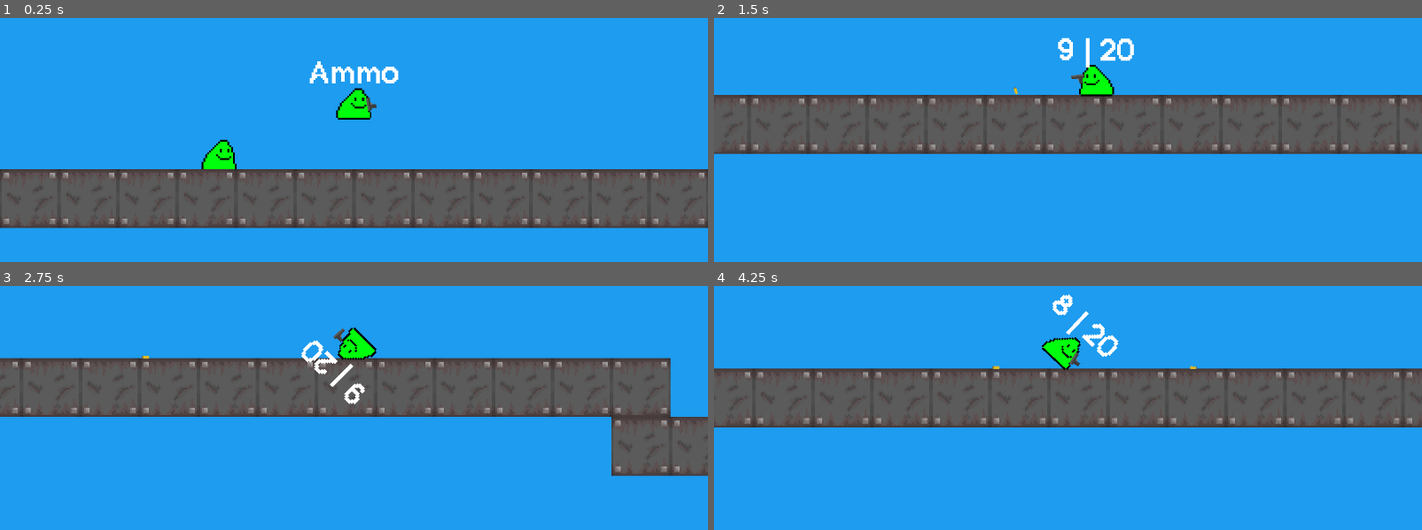
Above: before the commit, frames 1-4 (two rows, left to right).
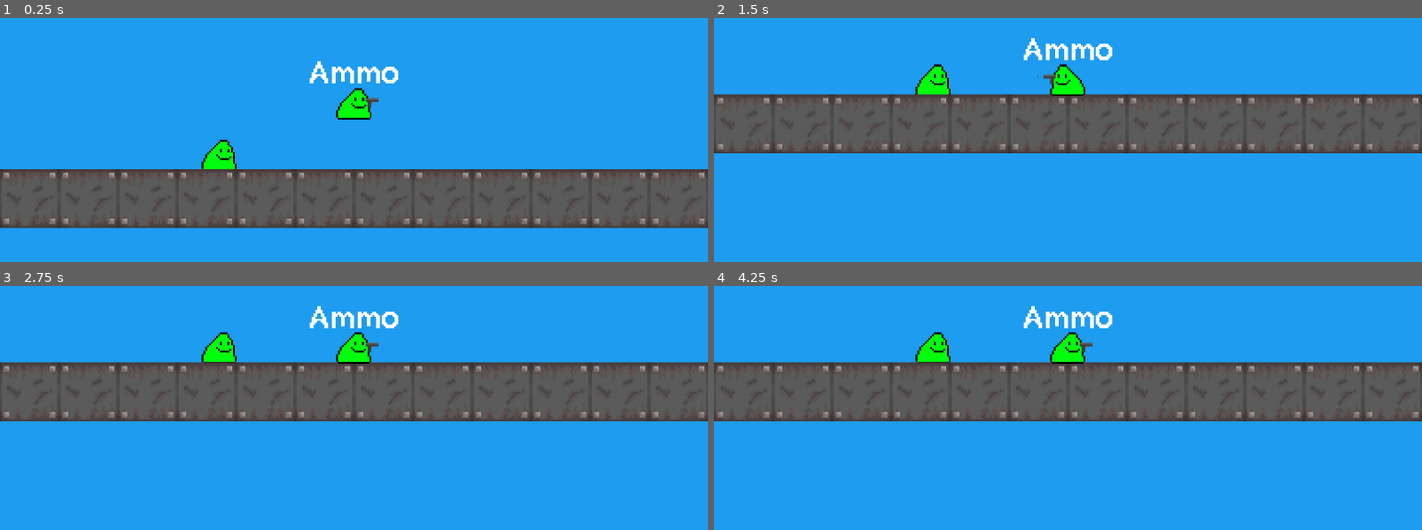
Above: after the commit, the same moments.

Repository: a0fefd/blobs-with-guns-remastered
Game: Godot game, scene res://scenes/levels/world.tscn
The game is run twice, just before and just after one commit, with the same random seed, the same clock (stepped at 60 frames per second) and the same inputs.
Inputs (mouse positions are in pixels of both pictures, inside the frame that each line leads up to):
- Up to frame 1 (0.25 s): no input
- Up to frame 2 (1.5 s): move the mouse to (1223, 59) at 0.52 s; hold F (focus, bound only after the commit) 0.53-1.28 s; tap Enter at 1.25 s; move the mouse to (926, 100) at 1.27 s; click (926, 100) at 1.35 s
- Up to frame 3 (2.75 s): tap F (focus, bound only after the commit) at 1.55 s; move the mouse to (outside the picture) at 2.02 s; hold F (focus, bound only after the commit) from 2.03 s (still down)
- Up to frame 4 (4.25 s): move the mouse to (1032, 427) at 2.77 s; release F (focus, bound only after the commit) at 2.78 s; tap F (focus, bound only after the commit) at 2.85, 3.8 s; move the mouse to (1280, 408) at 3.52 s; press the mouse at (1280, 408) at 3.53 s; tap R (reload) at 4.15 s

The runs differ from the first frame. In frame 1, less than 0.1% of the frame differs, in the area x 51-54%, y 32-39%; in frame 2, 5.3%; in frame 3, 12%, in the area x 0-100%, y 7-78%; in frame 4, 9.7%.
Error after the commit: Parse Error: Cannot find member "global_rate_scale" in base "AudioServer". (res://scripts/gun.gd:59)

Commit message:
Add slow motion

Diff:
--- /dev/null
+++ b/default_bus_layout.tres
@@ -0,0 +1,3 @@
+[gd_resource type="AudioBusLayout" format=3 uid="uid://xyb0fhp8yqs6"]
+
+[resource]
--- a/project.godot
+++ b/project.godot
@@ -38,6 +38,12 @@
 "events": [Object(InputEventKey,"resource_local_to_scene":false,"resource_name":"","device":-1,"window_id":0,"alt_pressed":false,"shift_pressed":false,"ctrl_pressed":false,"meta_pressed":false,"pressed":false,"keycode":0,"physical_keycode":82,"key_label":0,"unicode":114,"echo":false,"script":null)
 ]
 }
+focus={
+"deadzone": 0.5,
+"events": [Object(InputEventKey,"resource_local_to_scene":false,"resource_name":"","device":-1,"window_id":0,"alt_pressed":false,"shift_pressed":false,"ctrl_pressed":false,"meta_pressed":false,"pressed":false,"keycode":0,"physical_keycode":70,"key_label":0,"unicode":102,"echo":false,"script":null)
+, Object(InputEventMouseButton,"resource_local_to_scene":false,"resource_name":"","device":-1,"window_id":0,"alt_pressed":false,"shift_pressed":false,"ctrl_pressed":false,"meta_pressed":false,"button_mask":0,"position":Vector2(0, 0),"global_position":Vector2(0, 0),"factor":1.0,"button_index":2,"canceled":false,"pressed":false,"double_click":false,"script":null)
+]
+}
 
 [rendering]
 
--- a/scenes/guns/gun.tscn
+++ b/scenes/guns/gun.tscn
@@ -125,7 +125,20 @@
 
 [node name="Gun" type="Node2D"]
 script = ExtResource("1_8yt1r")
+recoil = null
+shell_spin = null
+inaccuracy = null
+mag_size = null
+ammo = null
+eject_force = null
+rounds_per_second = null
+full_auto = null
 shotgun = true
+num_bullets = null
+shotgun_spread = null
+focus_time_scale = null
+shell = null
+bullet = null
 
 [node name="Sprite2D" type="Sprite2D" parent="."]
 texture = ExtResource("1_b0041")
--- a/scripts/gun.gd
+++ b/scripts/gun.gd
@@ -15,6 +15,7 @@
 @export var shotgun := false
 @export var num_bullets: int = 10
 @export var shotgun_spread: = 40
+@export var focus_time_scale: float = 0.2
 @export var shell: PackedScene = preload("res://scenes/guns/shell.tscn")
 @export var bullet: PackedScene = preload("res://scenes/guns/bullet.tscn")
 
@@ -52,6 +53,13 @@
 
 	if Input.is_action_just_pressed("reload") and ammo_in_mag != mag_size and not reloading:
 		reload()
+
+	if Input.is_action_pressed("focus"):
+		Engine.time_scale = focus_time_scale
+		AudioServer.global_rate_scale = 2 - focus_time_scale
+	else:
+		Engine.time_scale = 1
+		AudioServer.global_rate_scale = 1
 
 	look_at(get_global_mouse_position())
 
